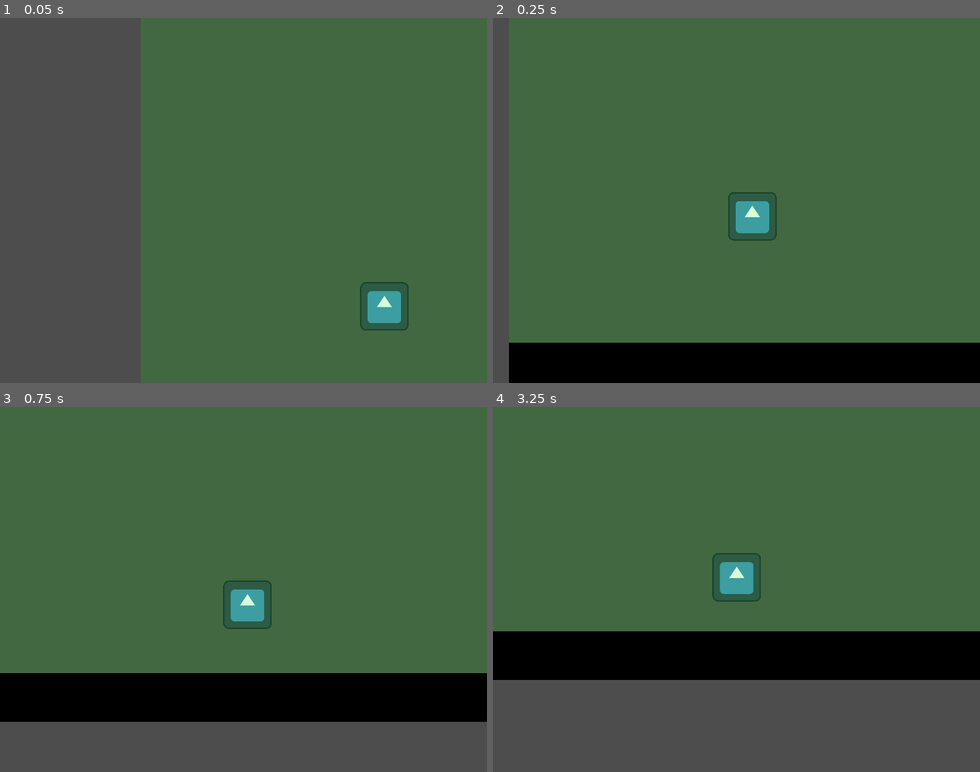
Above: before the commit, frames 1-4 (two rows, left to right).
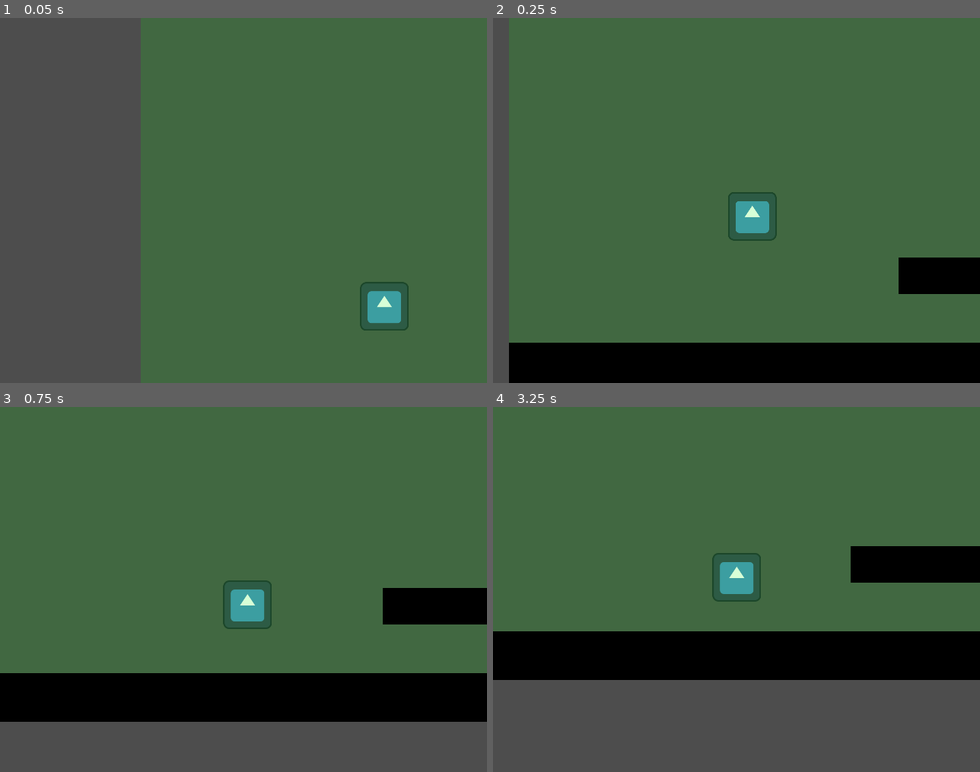
Above: after the commit, the same moments.

Repository: cloverian/a-sea-full
Game: Godot game, scene res://scenes/test.tscn
Same seed, same stepped clock (60 frames per second), same inputs: the game is played once before the commit and once after it. The engine's default icon, where the game draws it, is replaced by a stand-in: a white triangle on a blue panel in a dark square.
Inputs:
- Up to frame 1 (0.05 s): no input
- Up to frame 2 (0.25 s): no input
- Up to frame 3 (0.75 s): tap D (D) at 0.6 s
- Up to frame 4 (3.25 s): tap Space (Jump) at 0.77, 1.52, 3.02 s; tap A (A) at 1.35 s; tap D (D) at 1.55, 2.1, 2.85 s

Frame 1 is identical in both runs. In frame 2, 1.7% of the frame differs, in the area x 83-100%, y 65-76%; in frame 3, 2.1%; in frame 4, 2.7%, in the area x 73-100%, y 38-49%.

Commit message:
More map organization :)

Diff:
--- a/scenes/map.tscn
+++ b/scenes/map.tscn
@@ -1,32 +1,46 @@
-[gd_scene load_steps=4 format=3 uid="uid://dae3gh4jw6a4a"]
+[gd_scene load_steps=5 format=3 uid="uid://dae3gh4jw6a4a"]
+
+[sub_resource type="StyleBoxFlat" id="StyleBoxFlat_hrmi8"]
+bg_color = Color(0, 0.9843137, 0, 0.15686275)
+
+[sub_resource type="StyleBoxFlat" id="StyleBoxFlat_4xfga"]
+bg_color = Color(0, 0, 0, 1)
 
 [sub_resource type="RectangleShape2D" id="RectangleShape2D_hrmi8"]
 size = Vector2(2560, 63)
 
-[sub_resource type="StyleBoxFlat" id="StyleBoxFlat_4xfga"]
-bg_color = Color(0, 0, 0, 1)
-
-[sub_resource type="StyleBoxFlat" id="StyleBoxFlat_hrmi8"]
-bg_color = Color(0, 0.9843137, 0, 0.15686275)
+[sub_resource type="RectangleShape2D" id="RectangleShape2D_4xfga"]
+size = Vector2(384, 48)
 
 [node name="Map" type="Node2D"]
-
-[node name="Hitboxes" type="StaticBody2D" parent="."]
-
-[node name="Floor" type="CollisionShape2D" parent="Hitboxes"]
-position = Vector2(1280, 447.5)
-shape = SubResource("RectangleShape2D_hrmi8")
-
-[node name="Objects" type="Node" parent="Hitboxes"]
-
-[node name="Panel" type="Panel" parent="Hitboxes/Objects"]
-offset_top = 416.0
-offset_right = 2560.0
-offset_bottom = 480.0
-theme_override_styles/panel = SubResource("StyleBoxFlat_4xfga")
 
 [node name="Bounds" type="Panel" parent="."]
 offset_top = -480.0
 offset_right = 2560.0
 offset_bottom = 480.0
 theme_override_styles/panel = SubResource("StyleBoxFlat_hrmi8")
+
+[node name="Floor" type="StaticBody2D" parent="."]
+
+[node name="Object" type="Panel" parent="Floor"]
+offset_top = 416.0
+offset_right = 2560.0
+offset_bottom = 480.0
+theme_override_styles/panel = SubResource("StyleBoxFlat_4xfga")
+
+[node name="Hitbox" type="CollisionShape2D" parent="Floor"]
+position = Vector2(1280, 447.5)
+shape = SubResource("RectangleShape2D_hrmi8")
+
+[node name="Obstacle" type="StaticBody2D" parent="."]
+
+[node name="Panel2" type="Panel" parent="Obstacle"]
+offset_left = 512.0
+offset_top = 304.0
+offset_right = 896.0
+offset_bottom = 352.0
+theme_override_styles/panel = SubResource("StyleBoxFlat_4xfga")
+
+[node name="CollisionShape2D" type="CollisionShape2D" parent="Obstacle"]
+position = Vector2(704, 328)
+shape = SubResource("RectangleShape2D_4xfga")
